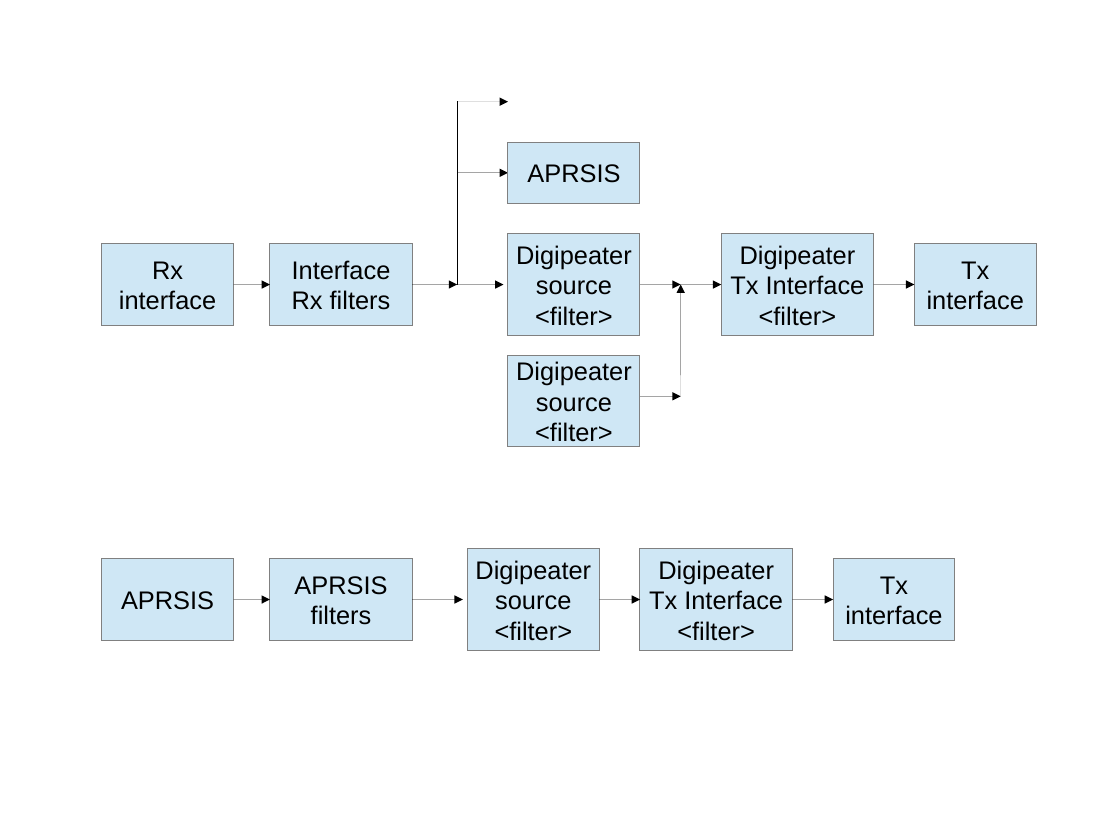
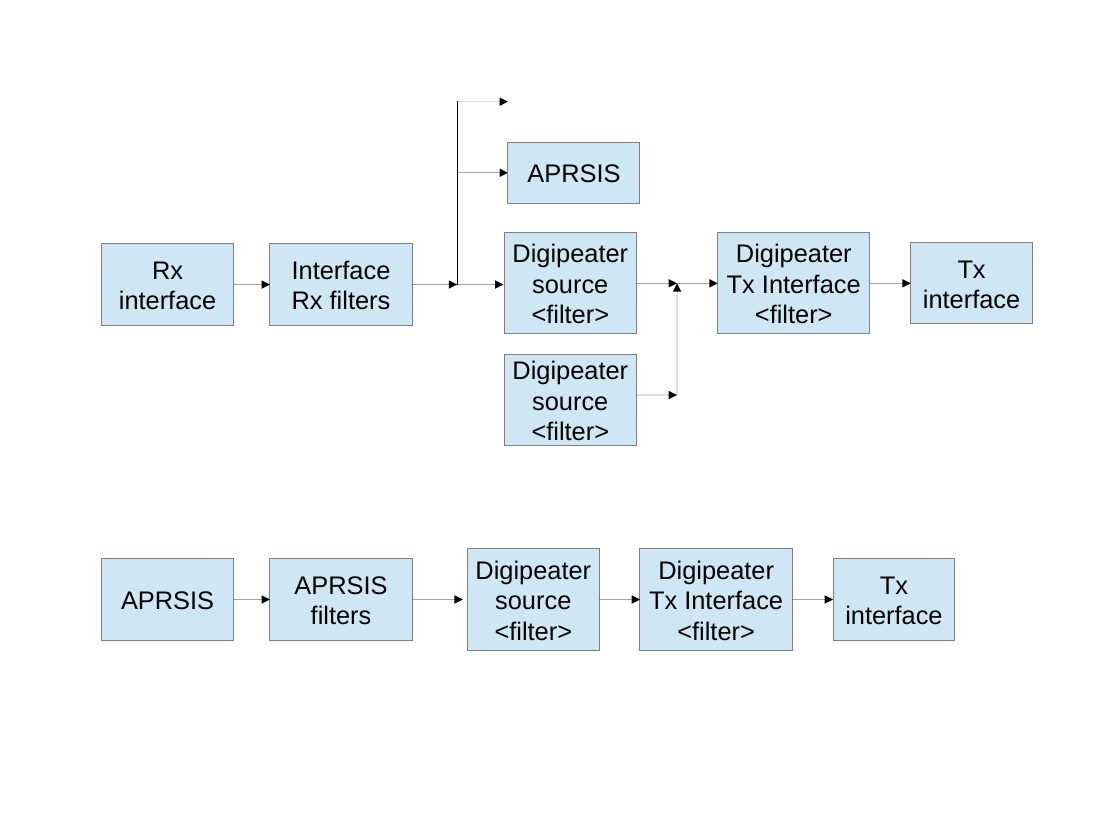
Before and after one commit to kbdancer/aprx, a slide deck: slide 5 of doc/aprx-manual-pics.odp. Drawn at 1120x840 pixels with LibreOffice and Linux fonts; fonts in the diff are those of the drawing. Boxes give left, top, right and bottom in pixels: in the first picture for what was removed or moved away, otherwise in the second. Text is boxed around its words. In the diff, an @@ line names an element or a change of style, - is before the commit and + after.

```diff
--- a/doc/aprx-manual-pics.odp
+++ b/doc/aprx-manual-pics.odp
@@ 5 arrows, 4 rectangles: place and size @@
-5 arrows, 4 rectangles at [508,234,1037,447]
+5 arrows, 4 rectangles at [504,233,1033,446]
```
Also in this commit, not shown: 2 other slides changed, 2 other files.
